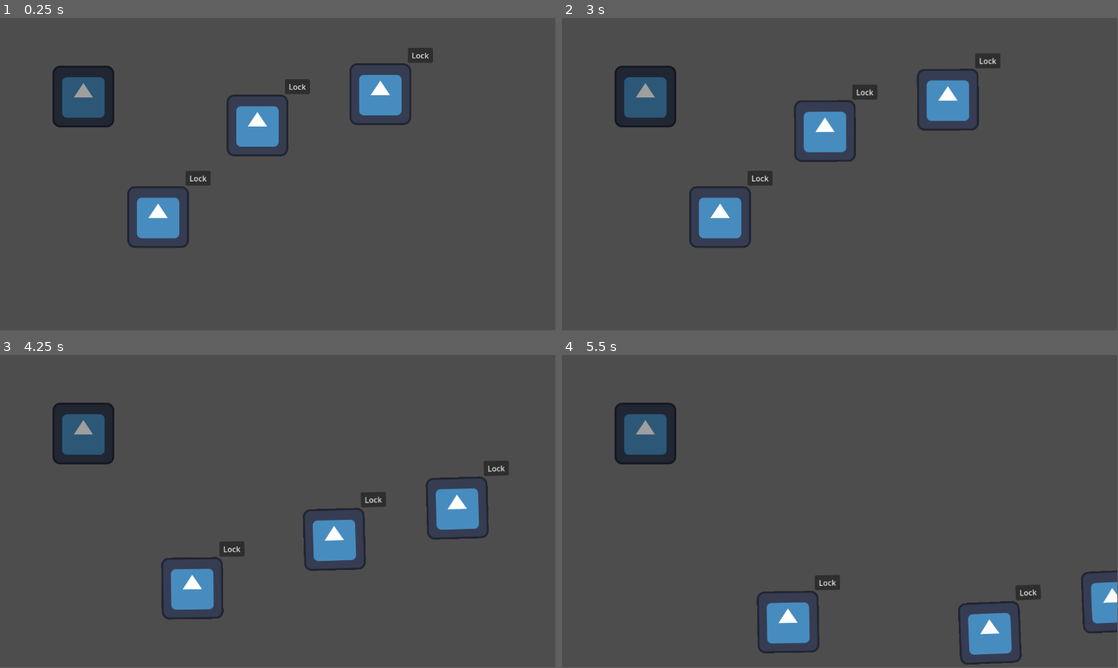
Above: before the commit, frames 1-4 (two rows, left to right).
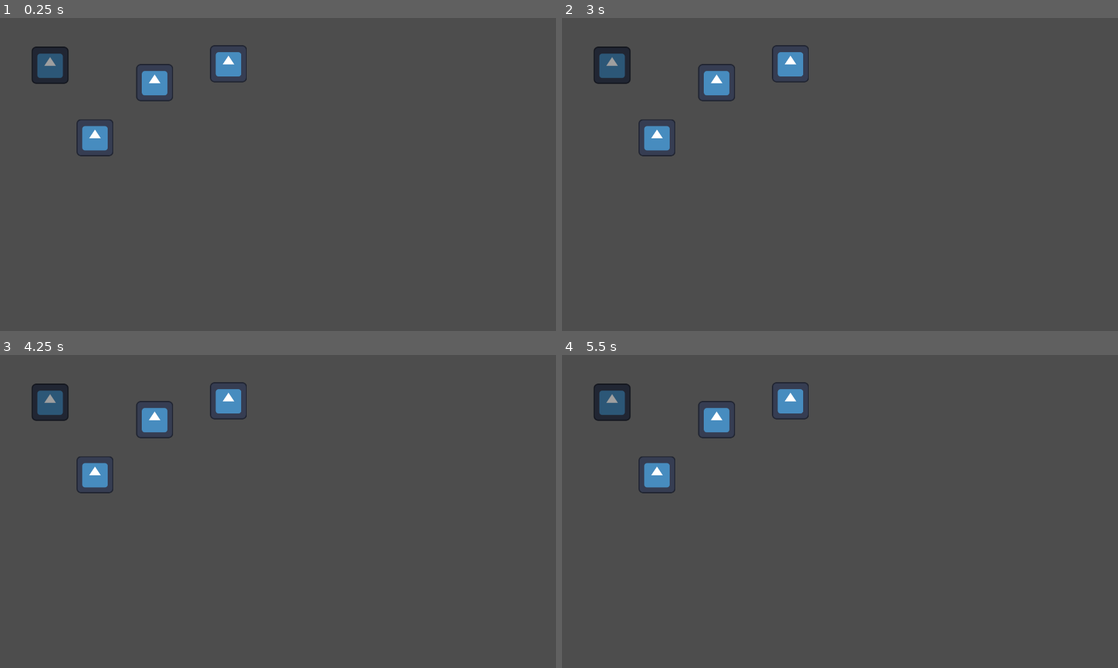
Above: after the commit, the same moments.

Repository: Kaczs/school-jam
Game: Godot game, scene res://Scenes/Levels/wind_testing.tscn
The game is run twice, just before and just after one commit, with the same random seed, the same clock (stepped at 60 frames per second) and the same inputs. The engine's default icon, where the game draws it, is replaced by a stand-in: a white triangle on a blue panel in a dark square.
Inputs (mouse positions are in pixels of both pictures, inside the frame that each line leads up to):
- Up to frame 1 (0.25 s): no input
- Up to frame 2 (3 s): click (762, 177) at 0.5 s, where only the run before the commit has a clickable "Lock"; click (762, 177) at 1.25 s, where only the run before the commit has a clickable "Lock"; click (762, 177) at 2 s, where only the run before the commit has a clickable "Lock"; tap Enter at 2.75 s; move the mouse to (962, 158) at 2.77 s; press the mouse at (962, 158) at 2.78 s
- Up to frame 3 (4.25 s): tap Enter at 3.05 s; release the mouse at (400, 495) at 3.5 s; drag from (166, 527) to (250, 574) at 3.52 s
- Up to frame 4 (5.5 s): move the mouse to (895, 442) at 4.27 s; press the mouse at (895, 442) at 4.28 s; tap Enter at 4.55 s; release the mouse at (895, 442) at 5 s; drag from (812, 574) to (673, 464) at 5.02 s
In our replay, the window is 799x449 before the commit and 800x450 after it. These sizes can differ from the game's own. Grey fills any space a smaller window leaves; there, only what the larger window draws over its background counts as a difference.

The runs differ from the first frame. In frame 1, 8.4% of the frame differs, in the area x 5-78%, y 8-74%; in frame 2, 8.5%, in the area x 5-79%, y 8-74%; in frame 3, 8.5%; in frame 4, 7.8%.

Commit message:
Changed pathfinding to work with avoidance and the wind power to suit that

Diff:
--- a/Scenes/Enemies/normal_enemy.tscn
+++ b/Scenes/Enemies/normal_enemy.tscn
@@ -1,13 +1,19 @@
-[gd_scene format=3 uid="uid://irse0lxtx8lp"]
+[gd_scene format=3 uid="uid://4xl7mw440pyc"]
 
-[ext_resource type="Script" path="res://Scripts/normal_enemy.gd" id="1_06vei"]
-[ext_resource type="Texture2D" uid="uid://cku5m1a6j7pn6" path="res://Assets/Sprites/Treeorbushidk.png" id="2_4j5cq"]
+[ext_resource type="Script" uid="uid://c5ukg66rndiky" path="res://Scripts/normal_enemy.gd" id="1_06vei"]
+[ext_resource type="Texture2D" uid="uid://8a4a4np63gb" path="res://Assets/Sprites/Treeorbushidk.png" id="2_4j5cq"]
+[ext_resource type="PackedScene" uid="uid://tyig0pvks8tv" path="res://Scenes/wind_component.tscn" id="3_0u4wu"]
 
 [sub_resource type="CircleShape2D" id="CircleShape2D_4j5cq"]
 radius = 64.00781
 
 [node name="NormalEnemy" type="RigidBody2D" unique_id=924509886]
+gravity_scale = 0.0
+lock_rotation = true
+linear_damp_mode = 1
+linear_damp = 2.0
 script = ExtResource("1_06vei")
+speed = 1000
 
 [node name="Icon" type="Sprite2D" parent="." unique_id=1000397959]
 texture = ExtResource("2_4j5cq")
@@ -16,3 +22,12 @@
 shape = SubResource("CircleShape2D_4j5cq")
 
 [node name="NavigationAgent2D" type="NavigationAgent2D" parent="." unique_id=375047867]
+path_desired_distance = 30.0
+avoidance_enabled = true
+radius = 50.0
+max_speed = 1000.0
+
+[node name="WindComponent" parent="." unique_id=1070236565 instance=ExtResource("3_0u4wu")]
+visible = false
+
+[connection signal="velocity_computed" from="NavigationAgent2D" to="." method="_on_navigation_agent_2d_velocity_computed"]
--- a/Scenes/Levels/test.tscn
+++ b/Scenes/Levels/test.tscn
@@ -1,12 +1,13 @@
 [gd_scene format=3 uid="uid://dmcno5bitm0oc"]
 
-[ext_resource type="PackedScene" uid="uid://irse0lxtx8lp" path="res://Scenes/Enemies/normal_enemy.tscn" id="1_cmgem"]
+[ext_resource type="PackedScene" uid="uid://4xl7mw440pyc" path="res://Scenes/Enemies/normal_enemy.tscn" id="1_cmgem"]
 [ext_resource type="PackedScene" path="res://Scenes/goal.tscn" id="2_4te2q"]
+[ext_resource type="PackedScene" uid="uid://bojvjttovmt8" path="res://Scenes/wind_controller.tscn" id="3_q1p36"]
 
 [sub_resource type="NavigationPolygon" id="NavigationPolygon_4te2q"]
-vertices = PackedVector2Array(281.70313, 617.6797, 10.9296875, 636.28125, 7.0625, 10.078125, 266.6797, 126.8125, 1142.0391, 19.90625, 769.6328, 136.17969, 1144.9531, 636.6875, 788.6172, 626.27344)
-polygons = Array[PackedInt32Array]([PackedInt32Array(0, 1, 2, 3), PackedInt32Array(3, 2, 4, 5), PackedInt32Array(5, 4, 6, 7)])
-outlines = Array[PackedVector2Array]([PackedVector2Array(1149, -9, 1155, 647, 779, 636, 778, 138, 286, 137, 285, 640, 1, 647, 3, -12)])
+vertices = PackedVector2Array(1139.0938, 0.96875, 1144.8984, 636.6875, 779.02344, 626, 12.9609375, -1.96875, 464.96094, 633.9922, 284.9922, 630, 11.03125, 636.7422)
+polygons = Array[PackedInt32Array]([PackedInt32Array(0, 1, 2, 3), PackedInt32Array(3, 2, 4, 5), PackedInt32Array(3, 5, 6)])
+outlines = Array[PackedVector2Array]([PackedVector2Array(1149, -9, 1155, 647, 779, 636, 465, 644, 285, 640, 1, 647, 3, -12)])
 
 [node name="Test" type="Node2D" unique_id=340832896]
 
@@ -20,7 +21,7 @@
 linear_damp = 0.3
 
 [node name="Goal" parent="." unique_id=967983182 instance=ExtResource("2_4te2q")]
-position = Vector2(971, 422)
+position = Vector2(1038, 292)
 
 [node name="NormalEnemy2" parent="." unique_id=924509886 instance=ExtResource("1_cmgem")]
 position = Vector2(156, 414)
@@ -31,3 +32,6 @@
 position = Vector2(93, 558)
 gravity_scale = 0.0
 linear_damp = 0.3
+
+[node name="WindController" parent="." unique_id=1545098080 instance=ExtResource("3_q1p36")]
+wind_force = 3000
--- /dev/null
+++ b/Scenes/Levels/tower_testing.tscn
@@ -0,0 +1,38 @@
+[gd_scene format=3 uid="uid://cv28q5shj67n4"]
+
+[ext_resource type="PackedScene" uid="uid://bojvjttovmt8" path="res://Scenes/wind_controller.tscn" id="1_hohpo"]
+[ext_resource type="PackedScene" uid="uid://j1ftmn1hkutc" path="res://Scenes/goal.tscn" id="2_cdicy"]
+[ext_resource type="PackedScene" uid="uid://4xl7mw440pyc" path="res://Scenes/Enemies/normal_enemy.tscn" id="3_m8a1i"]
+[ext_resource type="PackedScene" uid="uid://dm8wart2qijrc" path="res://Scenes/box.tscn" id="4_hdrtn"]
+[ext_resource type="PackedScene" uid="uid://c2v52suxx5jrp" path="res://Scenes/Towers/ballista_tower.tscn" id="5_t3813"]
+
+[sub_resource type="NavigationPolygon" id="NavigationPolygon_hohpo"]
+vertices = PackedVector2Array(1914.0078, 0.9765625, 1915.9766, 1069.9375, 13, 1060.0469, 13, -1.9765625)
+polygons = Array[PackedInt32Array]([PackedInt32Array(0, 1, 2, 3)])
+outlines = Array[PackedVector2Array]([PackedVector2Array(1924, -9, 1926, 1080, 3, 1070, 3, -12)])
+
+[node name="TowerTesting" type="Node2D" unique_id=579830248]
+
+[node name="WindController" parent="." unique_id=1545098080 instance=ExtResource("1_hohpo")]
+wind_force = 100000
+
+[node name="NavigationRegion2D" type="NavigationRegion2D" parent="." unique_id=175698455]
+position = Vector2(-1, 7)
+navigation_polygon = SubResource("NavigationPolygon_hohpo")
+
+[node name="Goal" parent="." unique_id=967983182 instance=ExtResource("2_cdicy")]
+position = Vector2(1798, 986)
+
+[node name="NormalEnemy3" parent="." unique_id=885104307 instance=ExtResource("3_m8a1i")]
+position = Vector2(260, 184)
+linear_damp = 3.0
+
+[node name="NormalEnemy7" parent="." unique_id=166982286 instance=ExtResource("3_m8a1i")]
+position = Vector2(144, 437)
+linear_damp = 3.0
+
+[node name="Box4" parent="." unique_id=1615796132 instance=ExtResource("4_hdrtn")]
+position = Vector2(929, 777)
+
+[node name="BallistaTower" parent="." unique_id=409593298 instance=ExtResource("5_t3813")]
+position = Vector2(800, 372)
--- /dev/null
+++ b/Scenes/Towers/ballista_tower.tscn
@@ -0,0 +1,19 @@
+[gd_scene format=3 uid="uid://c2v52suxx5jrp"]
+
+[ext_resource type="Texture2D" uid="uid://ciigq5hsq875v" path="res://Assets/Sprites/BallistaAttackTower.png" id="1_0qg46"]
+[ext_resource type="Texture2D" uid="uid://pxbgjk60ypid" path="res://Assets/Sprites/TowerBase.png" id="2_widou"]
+
+[node name="BallistaTower" type="RigidBody2D" unique_id=1845065025]
+mass = 5.0
+lock_rotation = true
+
+[node name="Tower" type="Sprite2D" parent="." unique_id=1388674562]
+z_index = 1
+texture = ExtResource("1_0qg46")
+
+[node name="Foundation" type="Sprite2D" parent="." unique_id=1267464107]
+texture = ExtResource("2_widou")
+
+[node name="NavigationObstacle2D" type="NavigationObstacle2D" parent="." unique_id=1205763591]
+radius = 96.77
+vertices = PackedVector2Array(-66, -71, -66, 67, 67, 67, 68, -72)
--- a/Scenes/box.tscn
+++ b/Scenes/box.tscn
@@ -1,12 +1,14 @@
 [gd_scene format=3 uid="uid://dm8wart2qijrc"]
 
 [ext_resource type="Texture2D" uid="uid://bvn10qkkhydl2" path="res://Assets/Sprites/icon.svg" id="1_ego7h"]
-[ext_resource type="PackedScene" uid="uid://tyig0pvks8tv" path="res://Scenes/wind_component.tscn" id="2_2jyye"]
 
 [sub_resource type="RectangleShape2D" id="RectangleShape2D_3m7ro"]
 size = Vector2(130, 131.5)
 
 [node name="Box" type="RigidBody2D" unique_id=1615796132]
+mass = 10.0
+lock_rotation = true
+freeze = true
 
 [node name="CollisionShape2D" type="CollisionShape2D" parent="." unique_id=764754171]
 position = Vector2(0, -0.75)
@@ -15,4 +17,6 @@
 [node name="Sprite2D" type="Sprite2D" parent="." unique_id=1097623701]
 texture = ExtResource("1_ego7h")
 
-[node name="WindComponent" parent="." unique_id=1070236565 instance=ExtResource("2_2jyye")]
+[node name="NavigationObstacle2D" type="NavigationObstacle2D" parent="." unique_id=2100663169]
+radius = 96.77
+vertices = PackedVector2Array(-66, -71, -66, 67, 67, 67, 68, -72)
--- a/Scenes/goal.tscn
+++ b/Scenes/goal.tscn
@@ -1,8 +1,9 @@
-[gd_scene format=3 uid="uid://beie4lcm40b24"]
+[gd_scene format=3 uid="uid://j1ftmn1hkutc"]
 
 [ext_resource type="Texture2D" uid="uid://bvn10qkkhydl2" path="res://Assets/Sprites/icon.svg" id="1_paeek"]
 
 [node name="Goal" type="Node2D" unique_id=967983182 groups=["Goal"]]
 
 [node name="Icon" type="Sprite2D" parent="." unique_id=809833745]
+modulate = Color(0, 0.68663824, 0, 1)
 texture = ExtResource("1_paeek")
--- a/Scripts/normal_enemy.gd
+++ b/Scripts/normal_enemy.gd
@@ -3,7 +3,6 @@
 
 @onready var navigation_agent:NavigationAgent2D = $NavigationAgent2D
 @export var speed := 2000
-var external_velocity:Vector2
 
 func _ready() -> void:
 	var goal = get_tree().get_nodes_in_group("Goal")
@@ -17,14 +16,29 @@
 	#if !navigation_agent.is_target_reachable():
 		#push_warning(self, " is lost (target not reachable)")
 		#return
+	if !navigation_agent.is_target_reached():
+		var next_pos = navigation_agent.get_next_path_position()
+		var direction = (next_pos - global_position).normalized()
+		var velocity = direction * speed
+		# need to set the navigation agent velocity so it can calculate avoidance
+		# and use that instead
+		navigation_agent.velocity = velocity
 
-	if !navigation_agent.is_target_reached():
-		var nav_point_direction = to_local(navigation_agent.get_next_path_position()).normalized()
-		apply_central_force(speed * nav_point_direction * delta + external_velocity)
 	else:
 		goal_reached()
 
+	#print(linear_velocity)
+	#	var nav_point_direction = to_local(navigation_agent.get_next_path_position()).normalized()
+	#	apply_central_force(speed * nav_point_direction * delta)
+	#else:
+	#	goal_reached()
+
 
 func goal_reached():
+	print("goal reached")
 	pass
 	#kill enemy and remove health from player
+
+
+func _on_navigation_agent_2d_velocity_computed(safe_velocity: Vector2) -> void:
+	apply_central_force(safe_velocity - linear_velocity)
--- a/Scripts/wind_controller.gd
+++ b/Scripts/wind_controller.gd
@@ -1,17 +1,20 @@
 extends Node
 
-func _process(delta):
-	if Input.is_key_pressed(KEY_ENTER):
-		print("Pressing Key")
-		global_wind()
+@export var wind_force = 1000
+var drag_direction = Vector2(0, 0)
 
-
-func global_wind():
+func global_wind(direction:Vector2):
 	print("Winnnnnd")
 	var targets = get_tree().get_nodes_in_group("affected by wind")
 	for target in targets:
-		target.parent_body.apply_force(Vector2(1000, 1000))
+		target.parent_body.apply_force(Vector2(direction.x * wind_force, direction.y * wind_force))
 
-# Find Direction
-
-# Apply force in that direction
+# Getting the mouse drags to know what direction to send wind.
+func _input(event: InputEvent) -> void:
+	# If we press wind button, start tracking the motion.
+	if Input.is_action_pressed("wind"):
+		if event is InputEventMouseMotion:
+				drag_direction = event.relative.normalized()
+	# Once we release the button act on that motion
+	if Input.is_action_just_released("wind"):
+		global_wind(drag_direction)
--- a/project.godot
+++ b/project.godot
@@ -19,9 +19,28 @@
 config/features=PackedStringArray("4.6", "GL Compatibility")
 config/icon="res://Assets/Sprites/icon.svg"
 
+[display]
+
+window/size/viewport_width=1920
+window/size/viewport_height=1080
+window/stretch/mode="viewport"
+
 [global_group]
 
 "affected by wind"=""
+
+[input]
+
+wind={
+"deadzone": 0.2,
+"events": [Object(InputEventMouseButton,"resource_local_to_scene":false,"resource_name":"","device":-1,"window_id":0,"alt_pressed":false,"shift_pressed":false,"ctrl_pressed":false,"meta_pressed":false,"button_mask":0,"position":Vector2(0, 0),"global_position":Vector2(0, 0),"factor":1.0,"button_index":1,"canceled":false,"pressed":false,"double_click":false,"script":null)
+]
+}
+
+[physics]
+
+2d/default_gravity=0.0
+2d/default_gravity_vector=Vector2(0, 0)
 
 [rendering]
 
Not shown, added: Assets/Sprites/BallistaAttackTower.png.import
Not shown, added: Assets/Sprites/BombAttackTower.png.import
Not shown, added: Assets/Sprites/Cactus Cluster.png.import
Not shown, added: Assets/Sprites/CactusSmall.png.import
Not shown, added: Assets/Sprites/CactusSmallFlower.png.import
Not shown, added: Assets/Sprites/Pyramid.png.import
Not shown, added: Assets/Sprites/RingAttackTower.png.import
Not shown, added: Assets/Sprites/SandBase.png.import
Not shown, added: Assets/Sprites/SandVulnerableTower.png.import
Not shown, added: Assets/Sprites/StoneLong.png.import
Not shown, added: Assets/Sprites/StoneSmall.png.import
Not shown, added: Assets/Sprites/StoneSmallextra.png.import
(and 2 more such lines)
